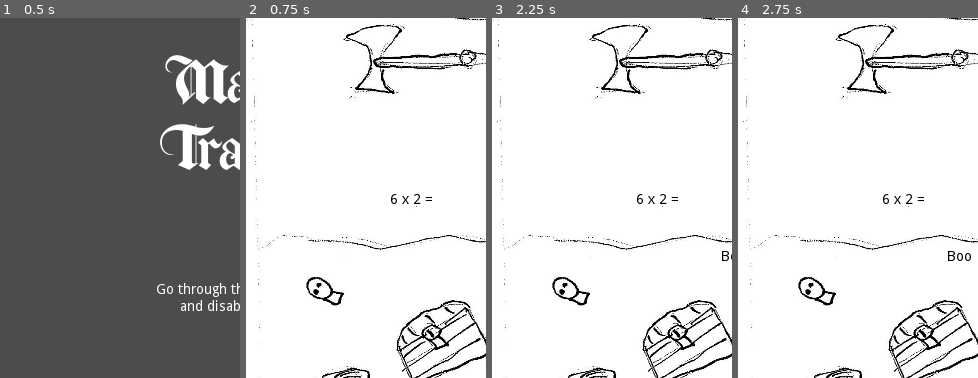
Above: before the commit, frames 1-4 (left to right).
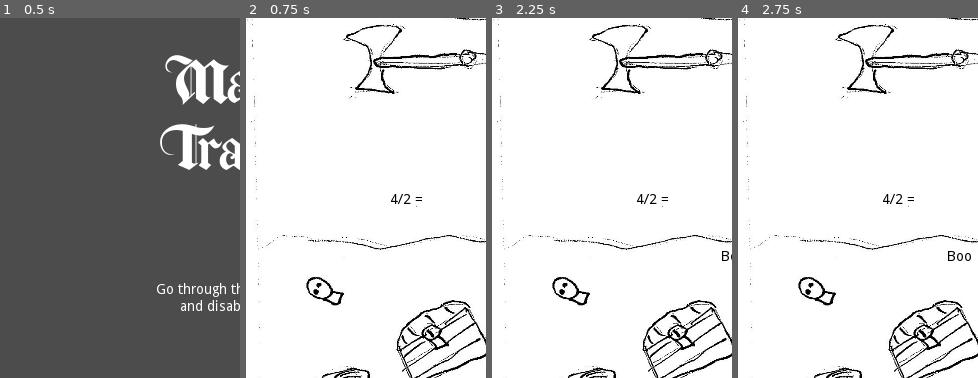
Above: after the commit, the same moments.

Repository: the-g-force/FamJam-May2020
Game: Godot game, scene res://src/TitleScene.tscn
The game is run twice, just before and just after one commit, with the same random seed, the same clock (stepped at 60 frames per second) and the same inputs.
Inputs:
- Up to frame 1 (0.5 s): no input
- Up to frame 2 (0.75 s): click "Start" at 0.5 s
- Up to frame 3 (2.25 s): click "OK" at 1.25 s
- Up to frame 4 (2.75 s): no input
The pictures show only the part of the screen within x 1-51%, y 5-55%; the shares and areas given below are measured in that part.

Frame 1 is identical in both runs. In frame 2, 0.2% of the frame differs, in the area x 60-78%, y 48-52%; in frame 3, 0.2%; in frame 4, 0.2%.

Commit message:
Add random operators

Diff:
--- a/project/src/DefaultScene.gd
+++ b/project/src/DefaultScene.gd
@@ -26,5 +26,4 @@
 func _on_AnimationPlayer_animation_finished(_anim_name):
 	$OnScreenKeyboard.disabled = false
 	$Answer/Label.text = ""
-	if _feedback.text == "Yay":
-		$ProblemGenerator.generate()
+	$ProblemGenerator.generate()
--- a/project/src/ProblemGenerator.gd
+++ b/project/src/ProblemGenerator.gd
@@ -5,15 +5,29 @@
 var _problem_text : String = ""
 var _operator : String = ""
 var problem
+var type : int
 var _first_digit : int
 var _second_digit : int
 
 func generate():
 	randomize()
+	type = int(round(rand_range(1,4)))
 	_first_digit = int(round(rand_range(1,10)))
 	_second_digit = int(round(rand_range(1,10)))
-	problem = _first_digit*_second_digit
-	_operator = " x "
+	if type == 1:
+		problem = _first_digit*_second_digit
+		_operator = " x "
+	elif type == 2:
+		problem = _first_digit+_second_digit
+		_operator = " + "
+	elif type == 3:
+		problem = _first_digit
+		_first_digit *= _second_digit
+		_operator = "/"
+	elif type == 4:
+		problem = _first_digit
+		_first_digit += _second_digit
+		_operator = " - "
 	_problem_text = str(_first_digit) + _operator + str(_second_digit) + " = "
 	_text.text = _problem_text
 
